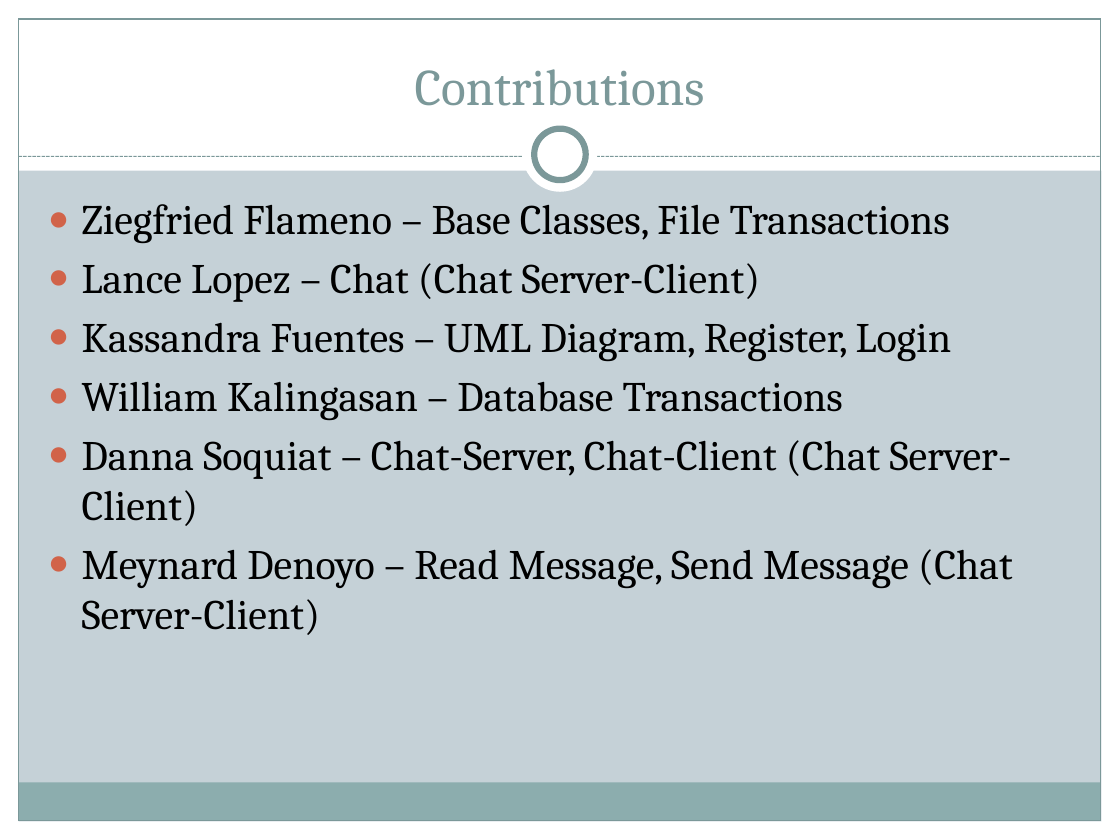
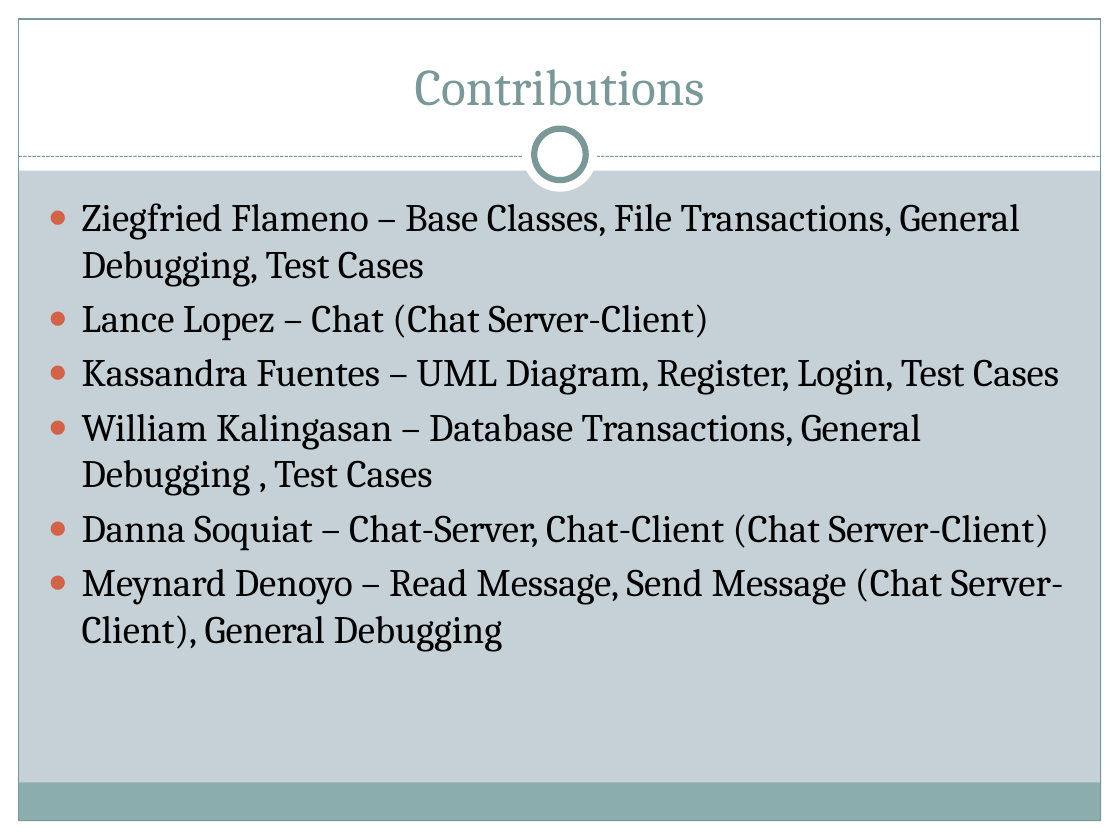
Before and after one commit to MNLBC/Group2Projects, a slide deck: slide 2 of 7. Group Project/W2D5_Project/PPT/Project Presentation.pptx. Drawn at 1120x840 pixels with LibreOffice and Linux fonts; fonts in the diff are those of the drawing. Boxes give left, top, right and bottom in pixels: in the first picture for what was removed or moved away, otherwise in the second. Text is boxed around its words. In the diff, an @@ line names an element or a change of style, - is before the commit and + after.

Commit message:
PPT update :)

```diff
--- a/7. Group Project/W2D5_Project/PPT/Project Presentation.pptx
+++ b/7. Group Project/W2D5_Project/PPT/Project Presentation.pptx
@@ text at (82,203,1020,287): text changed; size 27 to 25 pt @@
-● Ziegfried Flameno – Base Classes, File Transactions
+● Ziegfried Flameno – Base Classes, File Transactions, General Debugging, Test Cases
@@ text at (82,304,1050,551): size 27 to 25 pt in "Lance Lopez – Chat (Chat Server-Client)", "Danna Soquiat – Chat-Server, Chat-Client (Chat Server-Client ..." @@
@@ text at (82,359,1059,496): text changed; size 27 to 25 pt @@
-● Kassandra Fuentes – UML Diagram, Register, Login
-● William Kalingasan – Database Transactions
+● Kassandra Fuentes – UML Diagram, Register, Login, Test Cases
+● William Kalingasan – Database Transactions, General Debugging , Test Cases
@@ text at (82,568,1064,652): text changed; size 27 to 25 pt @@
-● Meynard Denoyo – Read Message, Send Message (Chat Server-Client)
+● Meynard Denoyo – Read Message, Send Message (Chat Server-Client), General Debugging
```
Also in this commit, not shown: 1 other slide changed.
